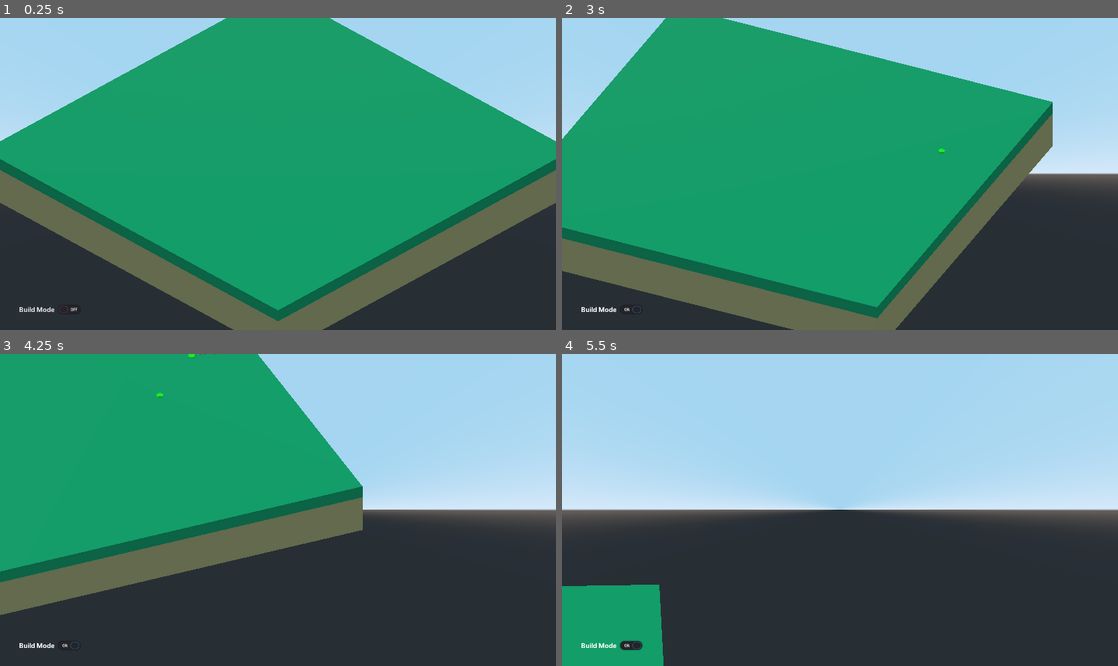
Above: before the commit, frames 1-4 (two rows, left to right).
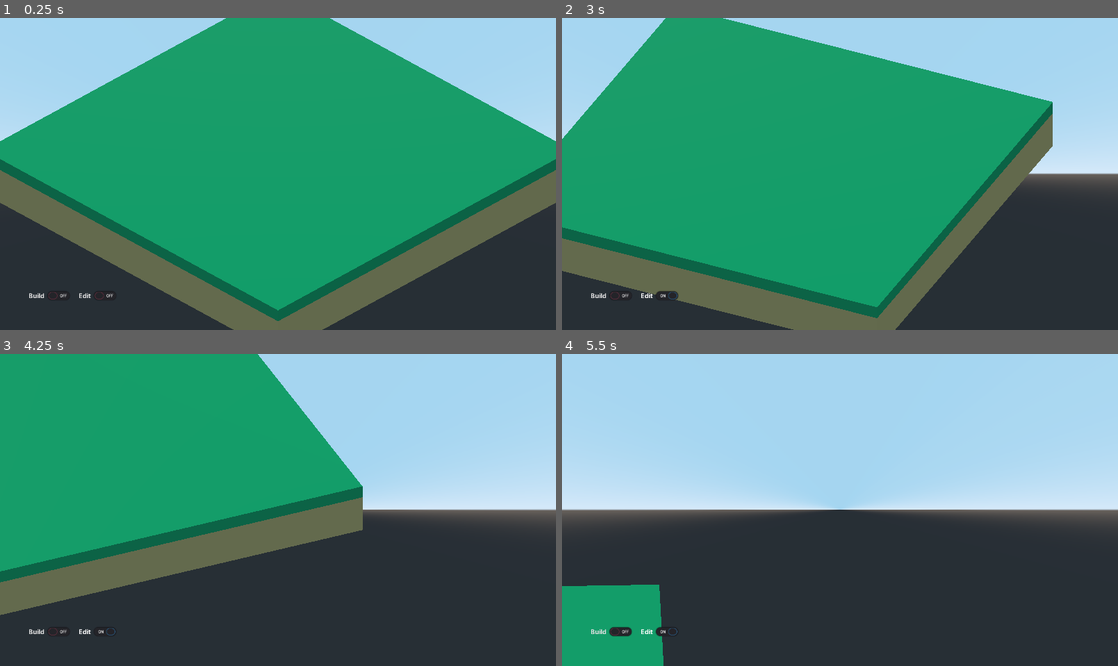
Above: after the commit, the same moments.

Repository: fmaclen/citynista
Game: Godot game, scene res://scenes/Main.tscn
The game is run twice, just before and just after one commit, with the same random seed, the same clock (stepped at 60 frames per second) and the same inputs.
Inputs (mouse positions are in pixels of both pictures, inside the frame that each line leads up to):
- Up to frame 1 (0.25 s): no input
- Up to frame 2 (3 s): click (612, 308) at 0.5 s, where only the run before the commit has a clickable "Build Mode"; click (612, 295) at 1.25 s, where only the run after the commit has a clickable "Build"; click (662, 295) at 2 s, where only the run after the commit has a clickable "Edit"; tap Enter at 2.75 s; move the mouse to (962, 158) at 2.77 s; hold Right (ui_right) from 2.78 s (still down); hold Q (camera_rotate_left) from 2.78 s (still down); click (962, 158) at 2.92 s
- Up to frame 3 (4.25 s): move the mouse to (166, 525) at 3.52 s; release Right (ui_right) at 3.53 s; release Q (camera_rotate_left) at 3.53 s; hold Down (ui_down) from 3.53 s (still down); tap E (camera_rotate_right) at 3.6 s
- Up to frame 4 (5.5 s): move the mouse to (895, 441) at 4.27 s; release Down (ui_down) at 4.28 s; hold Right (ui_right) 4.28-5.03 s; hold Q (camera_rotate_left) 4.28-5.03 s; move the mouse to (812, 572) at 5.02 s; hold Up (ui_up) from 5.03 s (still down); tap E (camera_rotate_right) at 5.1 s; click (812, 572) at 5.17 s

The runs differ from the first frame. In frame 1, 0.2% of the frame differs, in the area x 3-21%, y 87-95%; in frame 2, 0.2%; in frame 3, 0.2%; in frame 4, 0.4%.

Commit message:
Refactor GUI signals and add edit mode

Diff:
--- a/scenes/Main.tscn
+++ b/scenes/Main.tscn
@@ -1,10 +1,9 @@
-[gd_scene load_steps=11 format=2]
+[gd_scene load_steps=10 format=2]
 
 [ext_resource path="res://scripts/MainMap.gd" type="Script" id=1]
 [ext_resource path="res://scripts/MainCamera.gd" type="Script" id=2]
-[ext_resource path="res://scripts/MainNetwork.gd" type="Script" id=3]
+[ext_resource path="res://scripts/GUIToolbar.gd" type="Script" id=3]
 [ext_resource path="res://assets/theme/default_theme.tres" type="Theme" id=4]
-[ext_resource path="res://scripts/GUIBuildMode.gd" type="Script" id=5]
 
 [sub_resource type="BoxShape" id=5]
 extents = Vector3( 16, 2, 16 )
@@ -29,14 +28,31 @@
 mouse_filter = 2
 theme = ExtResource( 4 )
 
-[node name="BuildMode" type="CheckButton" parent="GUI"]
-margin_left = 41.0
-margin_top = 698.0
-margin_right = 178.0
-margin_bottom = 738.0
+[node name="Toolbar" type="GridContainer" parent="GUI"]
+anchor_top = 1.0
+anchor_bottom = 1.0
+margin_left = 64.0
+margin_top = -104.0
+margin_right = 297.0
+margin_bottom = -64.0
+columns = 2
+script = ExtResource( 3 )
+__meta__ = {
+"_edit_group_": true
+}
+
+[node name="ButtonBuild" type="CheckButton" parent="GUI/Toolbar"]
+margin_right = 119.0
+margin_bottom = 40.0
 focus_mode = 0
-text = "Build Mode"
-script = ExtResource( 5 )
+text = "Build"
+
+[node name="ButtonEdit" type="CheckButton" parent="GUI/Toolbar"]
+margin_left = 123.0
+margin_right = 233.0
+margin_bottom = 40.0
+focus_mode = 0
+text = "Edit"
 
 [node name="CameraController" type="Position3D" parent="."]
 transform = Transform( 0.707107, 0, 0.707107, 0, 1, 0, -0.707107, 0, 0.707107, 0, 0, 0 )
@@ -51,7 +67,6 @@
 script = ExtResource( 1 )
 
 [node name="Network" type="Spatial" parent="Map"]
-script = ExtResource( 3 )
 
 [node name="Nodes" type="Spatial" parent="Map/Network"]
 
@@ -80,6 +95,4 @@
 light_energy = 0.75
 shadow_enabled = true
 
-[connection signal="is_building_mode_active" from="GUI/BuildMode" to="Map" method="_on_Button_set_is_building_mode"]
-[connection signal="pressed" from="GUI/BuildMode" to="GUI/BuildMode" method="_on_Button_pressed"]
 [connection signal="input_event" from="Map" to="Map" method="_on_Map_input_event"]
--- a/scripts/GUIBuildMode.gd
+++ /dev/null
@@ -1,17 +0,0 @@
-extends CheckButton
-
-
-signal is_building_mode_active(state)
-
-
-func _input(event):
-	if pressed:
-		if event is InputEventKey and event.is_action_released("ui_cancel"):
-			pressed = false
-			_on_Button_pressed()
-
-func _on_Button_pressed():
-	if pressed:
-		emit_signal("is_building_mode_active", true)
-	else:
-		emit_signal("is_building_mode_active", false)
--- /dev/null
+++ b/scripts/GUIToolbar.gd
@@ -0,0 +1,37 @@
+extends GridContainer
+
+
+signal set_is_building
+signal set_is_editing
+
+var button_ids: PoolIntArray
+
+
+func _ready():
+	button_ids = [$ButtonBuild.get_instance_id(),	$ButtonEdit.get_instance_id()]
+
+	for id in button_ids:
+		instance_from_id(id).connect("pressed", self, "handle_button", [instance_from_id(id)])
+
+
+func handle_button(button: Button):
+	unpress_buttons()
+	button.pressed = true
+
+	if button.text == "Build":
+		emit_signal("set_is_building", true)
+	elif button.text == "Edit":
+		emit_signal("set_is_editing", true)
+
+
+func _input(event):
+	if event is InputEventKey and event.is_action_released("ui_cancel"):
+		unpress_buttons()
+
+
+func unpress_buttons():
+	for id in button_ids:
+		instance_from_id(id).pressed = false
+
+	emit_signal("set_is_building", false)
+	emit_signal("set_is_editing", false)
--- a/scripts/MainMap.gd
+++ b/scripts/MainMap.gd
@@ -1,5 +1,10 @@
 extends CollisionObject
 
+
+onready var toolbar: Node = get_parent().get_node("GUI").get_node("Toolbar")
+
+var is_building: bool = false
+var is_editing: bool = false
 
 onready var network: Node = $Network
 onready var network_nodes: Node = network.get_child(0)
@@ -8,21 +13,29 @@
 const network_node_scene: PackedScene = preload("res://scenes/NetworkNode.tscn")
 const network_way_scene: PackedScene = preload("res://scenes/NetworkWay.tscn")
 
-var is_building_mode: bool = false
 var staged_network_way: Spatial
 var network_node_origin: Area
 var network_node_destination: Area
 
 
-func _on_Button_set_is_building_mode(state):
-	is_building_mode = state
+func _ready():
+	toolbar.connect("set_is_building", self, "set_is_building")
+	toolbar.connect("set_is_editing", self, "set_is_editing")
 
-	if !is_building_mode:
+
+func set_is_building(state: bool):
+	is_building = state
+
+	if !is_building:
 		remove_staged_network_node()
 
 
+func set_is_editing(state: bool):
+	is_editing = state
+
+
 func _on_Map_input_event(_camera, event, click_position, _click_normal, _shape_idx):
-	if is_building_mode:
+	if is_building:
 		if network_node_origin == null:
 			add_network_node_origin(click_position)
 
@@ -71,7 +84,7 @@
 
 func remove_staged_network_node():
 	var last_network_node = get_last_network_node()
-	if last_network_node.is_staged:
+	if last_network_node != null and last_network_node.is_staged:
 		last_network_node.queue_free()
 		reset_network_node_positions()
 
@@ -93,7 +106,7 @@
 
 
 func move_network_way():
-	staged_network_way.update_destination_node(network_node_destination.get_instance_id())
+	staged_network_way._update()
 
 
 func commit_network_way():
--- a/scripts/NetworkNode.gd
+++ b/scripts/NetworkNode.gd
@@ -1,12 +1,16 @@
 extends Area
 
 
+signal network_node_active(id)
+
 var is_staged: bool = true
+var is_selected: bool = true
+
 const material_default: SpatialMaterial = preload("res://assets/theme/ColorDefault.tres")
 const material_active: SpatialMaterial = preload("res://assets/theme/ColorActive.tres")
 
 
-func _process(_delta):
+func _update():
 	if is_staged:
 		$CollisionShape.disabled = true
 	else:
@@ -15,7 +19,11 @@
 
 func _on_NetworkNode_mouse_entered():
 	$Puck.set_surface_material(0, material_active)
+	emit_signal("network_node_active", true)
+	_update()
 
 
 func _on_NetworkNode_mouse_exited():
 	$Puck.set_surface_material(0, material_default)
+	emit_signal("network_node_active", false)
+	_update()
--- a/scripts/NetworkWay.gd
+++ b/scripts/NetworkWay.gd
@@ -5,14 +5,22 @@
 var is_staged: bool = true
 
 
-func update_destination_node(id: int):
-	network_node_ids.remove(network_node_ids.size() - 1)
-	add_network_node(id)
+func add_network_node(id: int):
+	network_node_ids.append(id)
+	instance_from_id(id).connect("network_node_changed", self, "_update")
+	instance_from_id(id).connect("network_node_removed", self, "remove_network_node")
+	_update()
 
 
-func add_network_node(id: int):
-	network_node_ids.append(id)
-	_update()
+func remove_network_node(id: int):
+	if network_node_ids.size() == 2:
+		for id in network_node_ids:
+			instance_from_id(id).queue_free()
+			queue_free()
+
+	else:
+		var network_node_index = Array(network_node_ids).find_last(id)
+		network_node_ids.remove(network_node_index)
 
 
 func _update():
